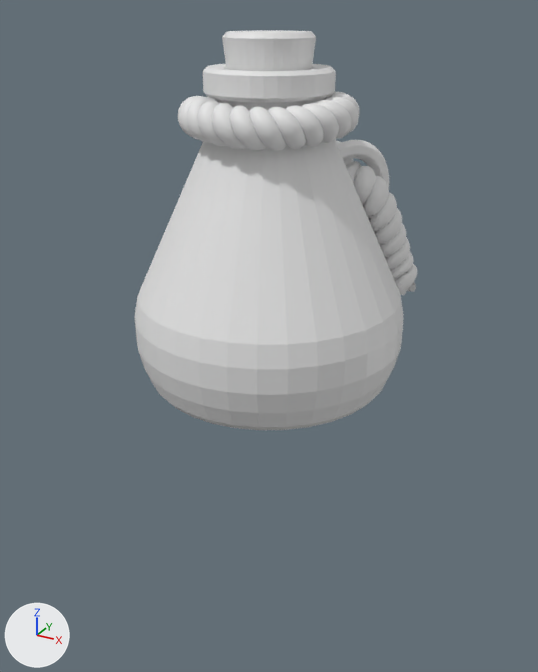
The Blender file elixir_bottle.blend: old version first, new version second.
The view is the same before and after, from a 50 mm camera at (2.19, -3.98, 2.28) aimed at (-0.04, 0.08, 0.25). Lighting does not change. The marker at lower left points along +X, +Y and +Z. The first picture is the older version.

Before the edit, the objects in view are built like this:
```python
me_circle = bpy.data.meshes.new('Circle')
me_circle.from_pydata(...)  # 64 vertices, 0 faces, 64 loose edges; spans x -2.09..2.07, y -1.0..1.0, z 0.0
me_cylinder = bpy.data.meshes.new('Cylinder')
me_cylinder.from_pydata(...)  # 1600 vertices, 1567 faces; spans x -0.87..0.92, y -0.87..0.87, z 0.0..1.98
me_cylinder_001 = bpy.data.meshes.new('Cylinder.001')
me_cylinder_001.from_pydata(...)  # 100 vertices, 67 faces; spans x -0.265..0.265, y -0.265..0.265, z -0.362..0.169
ob_bottle = bpy.data.objects.new('bottle', me_cylinder)
ob_bottle.location = (0.0, 0.0, 0.0)
ob_bottle.rotation_euler = (0.0, 0.0, 1.015)  # degrees (0, 0, 58)
ob_cork = bpy.data.objects.new('cork', me_cylinder_001)
ob_cork.location = (0.0, 0.0, 1.992)
ob_rope = bpy.data.objects.new('rope', me_circle)
ob_rope.location = (0.0, 0.066, 1.642)
ob_rope.scale = (0.0556, 0.0596, 0.0556)
_m = ob_rope.modifiers.new('Screw', 'SCREW')
_m.iterations = 26
_m.axis = 'Y'
_m.angle = 6.281
_m.screw_offset = 3.5
_m = ob_rope.modifiers.new('Curve', 'CURVE')
_m.object = ob_béziercurve
_m.deform_axis = 'POS_Y'
```
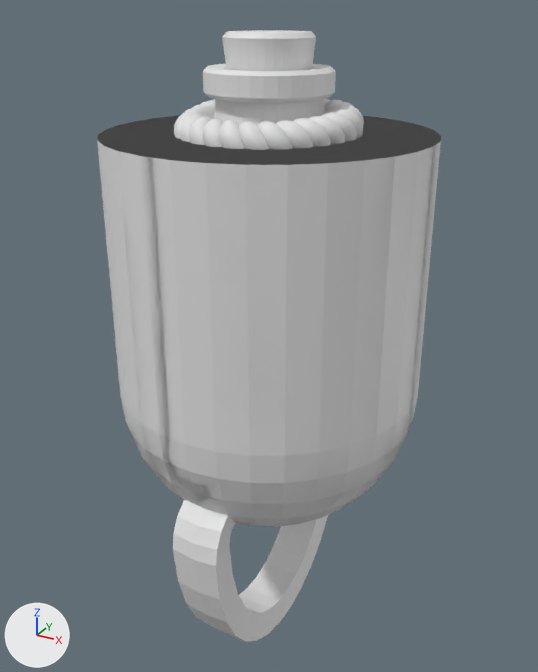
Commit message: rope ending added

Where the change shows, as pixel boxes [x1, y1, x2, y2] in the pictures (538 x 672 px):
'Rope ending 1', added: after [97, 115, 441, 642]
'rope', reshaped, modifiers changed: before [178, 92, 418, 295]; after [173, 99, 364, 150]
'bottle', unchanged, covered by the edit: before [134, 64, 404, 430]; after [203, 64, 336, 126]

What changed in the scene script:
```text
Add me_sphere:
    me_sphere.from_pydata(...)  # 679 vertices, 700 faces; spans x -1.0..1.0, y -1.0..1.0, z -2.06..1.61
Change cu_béziercurve:
    where _sp = cu_béziercurve.splines.new('BEZIER'); _sp.bezier_points.add(6)
    remove _sp.bezier_points.foreach_set('co', [-0.42, 0.683, -1.078, -0.262, 0.401, -0.238, 0.401, -0.198, 0.0633, -0.389, -0.207, 0.0503, -0.226, 0.422, 0.0271, 0.344, 0.48, -0.386, 0.667, 0.594, -1.036])
    remove _sp.bezier_points.foreach_set('handle_left', [-0.434, 0.727, -1.396, -0.359, 0.483, -0.568, 0.566, 0.297, 0.113, -0.325, -0.501, 0.1, -0.478, 0.277, 0.0506, 0.108, 0.582, -0.388, 0.566, 0.626, -0.903])
    remove _sp.bezier_points.foreach_set('handle_right', [-0.405, 0.639, -0.76, -0.164, 0.319, 0.0913, 0.237, -0.693, 0.0135, -0.453, 0.0872, 0.00033, 0.0253, 0.568, 0.00358, 0.579, 0.378, -0.385, 0.769, 0.562, -1.169])
    add _sp.bezier_points.foreach_set('co', [-0.461, 0.723, -1.059, -0.256, 0.419, -0.233, 0.432, -0.165, -0.00315, -0.346, -0.355, -0.0242, -0.226, 0.422, 0.0271, 0.344, 0.48, -0.386, 0.706, 0.64, -1.267])
    add _sp.bezier_points.foreach_set('handle_left', [-0.487, 0.774, -1.375, -0.353, 0.501, -0.563, 0.565, 0.341, 0.032, -0.157, -0.594, -0.0149, -0.478, 0.277, 0.0506, 0.108, 0.582, -0.388, 0.656, 0.668, -1.106])
    add _sp.bezier_points.foreach_set('handle_right', [-0.436, 0.672, -0.742, -0.158, 0.337, 0.0969, 0.299, -0.67, -0.0383, -0.536, -0.116, -0.0336, 0.0253, 0.568, 0.00358, 0.579, 0.378, -0.385, 0.756, 0.613, -1.428])
Change ob_rope:
    where _m = ob_rope.modifiers.new('Screw', 'SCREW')
    _m.iterations: 26 -> 27
Add ob_rope_ending_1:
    ob_rope_ending_1 = bpy.data.objects.new('Rope ending 1', me_sphere)
    ob_rope_ending_1.location = (0.0, 0.0, 0.0)
```
